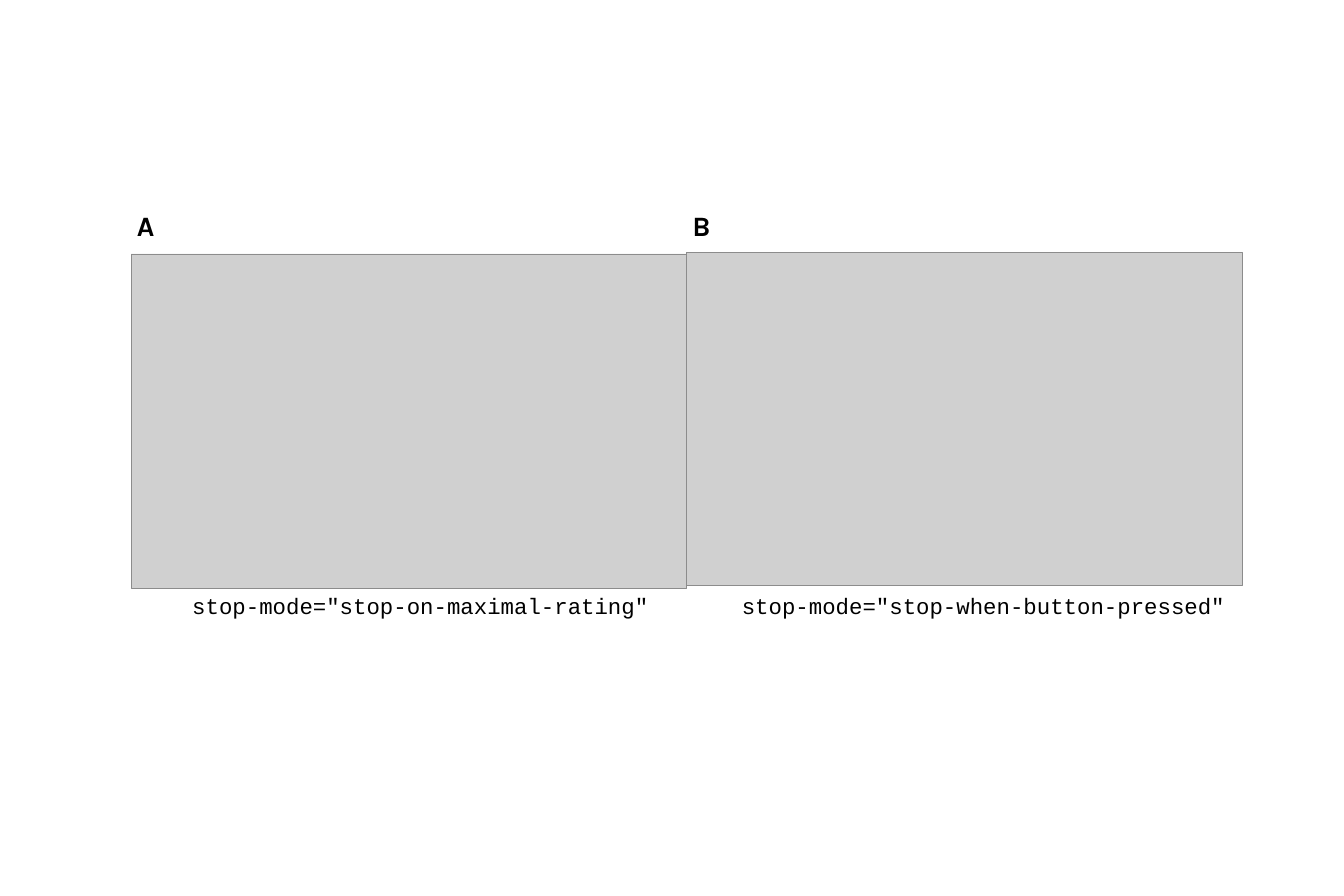
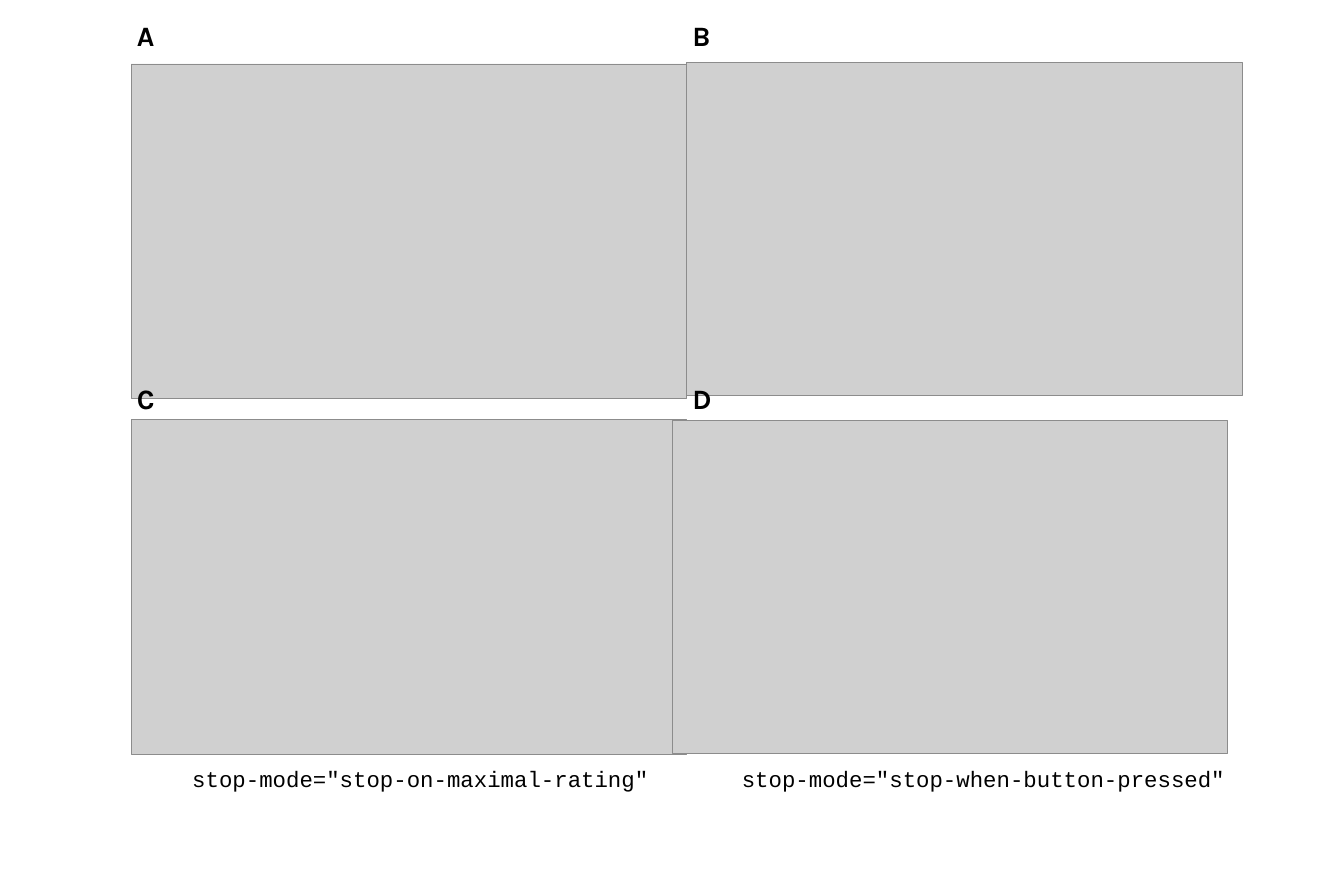
Before and after one commit to LabBench-Society/LabBench.Documentation, a slide deck: slide 12 of assets/images/Experitments_Procedures_Algometry.pptx (slide 10 before the commit). Drawn at 1344x896 pixels with LibreOffice and Linux fonts; fonts in the diff are those of the drawing; grey boxes stand for pictures. Boxes give left, top, right and bottom in pixels: in the first picture for what was removed or moved away, otherwise in the second. Text is boxed around its words. In the diff, an @@ line names an element or a change of style, - is before the commit and + after.

```diff
--- a/assets/images/Experitments_Procedures_Algometry.pptx
+++ b/assets/images/Experitments_Procedures_Algometry.pptx
@@ 2 pictures, 2 texts: place and size @@
-2 pictures, 2 texts at (131, 217, 1243, 588)
+2 pictures, 2 texts at (131, 27, 1243, 398)
@@ picture added at (131, 419, 687, 755) @@
@@ text added at (137, 390, 155, 417), 35.4 pt, text #000000, bold @@
+C
@@ text added at (692, 390, 711, 417), 35.4 pt, text #000000, bold @@
+D
@@ picture added at (672, 420, 1228, 753) @@
@@ text "stop-mode="stop-on-maximal-rating"": place and size @@
-text "stop-mode="stop-on-maximal-rating"" at (192, 597, 648, 619)
+text "stop-mode="stop-on-maximal-rating"" at (192, 771, 648, 792)
@@ text "stop-mode="stop-when-button-pressed"": place and size @@
-text "stop-mode="stop-when-button-pressed"" at (742, 597, 1225, 619)
+text "stop-mode="stop-when-button-pressed"" at (742, 771, 1225, 792)
```
Also in this commit, not shown: 2 slides removed, 19 other files.
